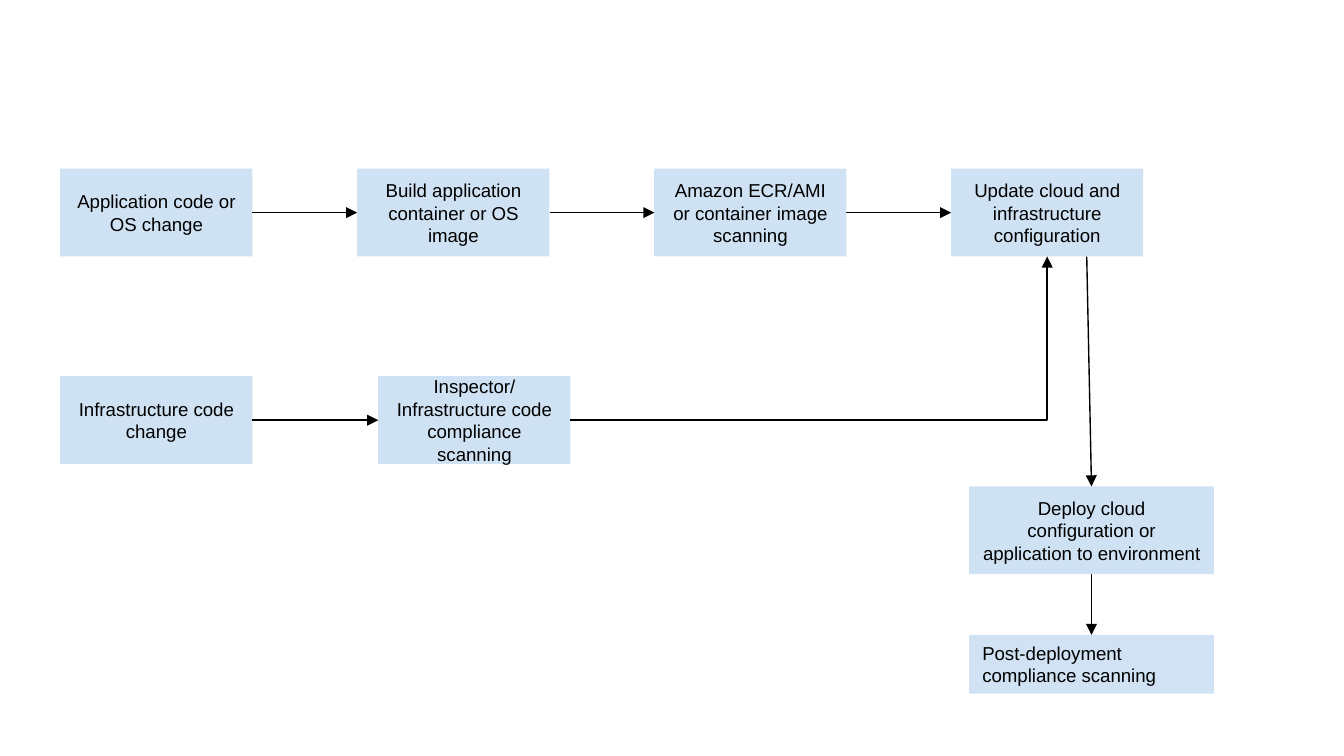
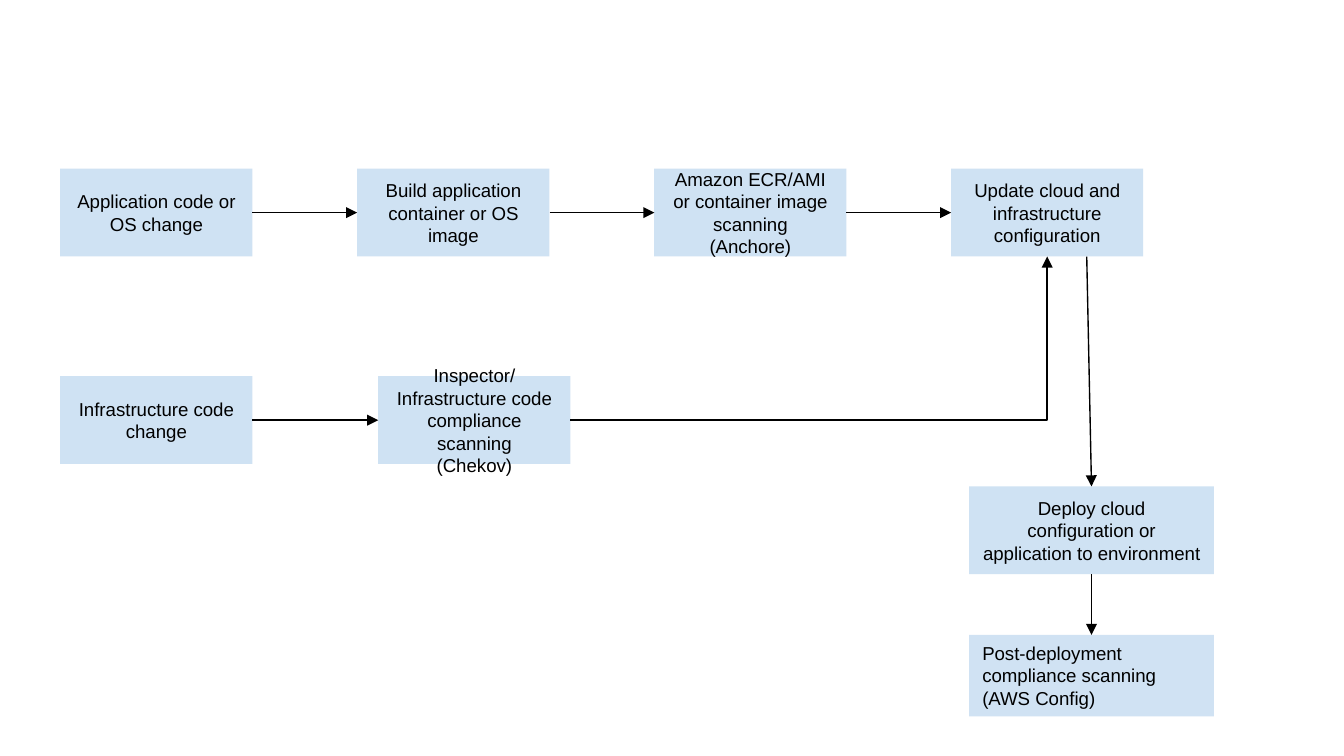
Before and after one commit to kimia1992/Udacity, a slide deck: slide 1 of project3/DevSecOpsPipline.pptx. Drawn at 1344x756 pixels with LibreOffice and Linux fonts; fonts in the diff are those of the drawing. Boxes give left, top, right and bottom in pixels: in the first picture for what was removed or moved away, otherwise in the second. Text is boxed around its words. In the diff, an @@ line names an element or a change of style, - is before the commit and + after.

```diff
--- a/project3/DevSecOpsPipline.pptx
+++ b/project3/DevSecOpsPipline.pptx
@@ text in rectangle at (710, 239, 792, 258): paragraph added @@
+(Anchore)
@@ text in rectangle at (437, 458, 512, 477): paragraph added @@
+(Chekov)
@@ rectangle "Post-deployment compliance scanning (AWS Config)": place and size @@
-rectangle "Post-deployment compliance scanning (AWS Config)" at (969, 634, 1214, 694)
+rectangle "Post-deployment compliance scanning (AWS Config)" at (969, 634, 1214, 716)
@@ text in rectangle at (982, 646, 1157, 709): text changed @@
-Post-deployment compliance scanning
+Post-deployment compliance scanning (AWS Config)
```
Also in this commit, not shown: 8 other files.
